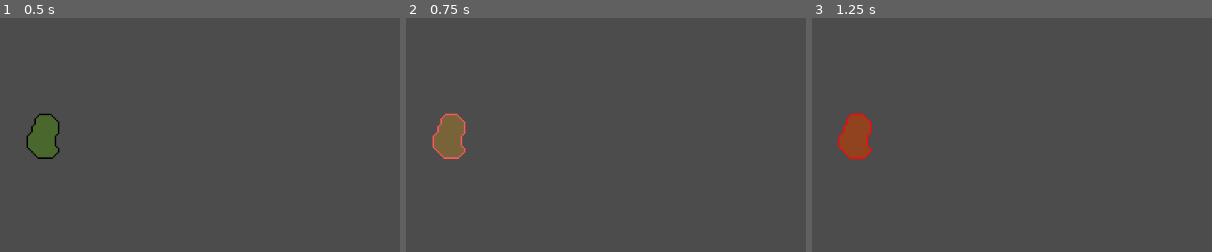
Above: before the commit, frames 1-3 (left to right).
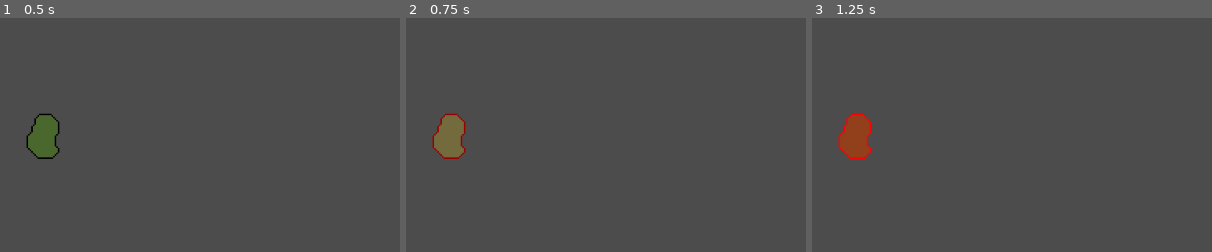
Above: after the commit, the same moments.

Repository: Raelr/StrategyGame
Game: Godot game, scene res://Scenes/World.tscn
Same seed, same stepped clock (60 frames per second), same inputs: the game is played once before the commit and once after it.
Inputs (mouse positions are % of the whole screen's width and height, from its top left):
- Up to frame 1 (0.5 s): no input
- Up to frame 2 (0.75 s): tap Enter at 0.5 s; move the mouse to (5, 48) at 0.52 s; press the mouse at (5, 48) at 0.53 s
- Up to frame 3 (1.25 s): right-click (5, 48) at 0.8 s
The pictures show only the part of the screen within x 0-50%, y 22-72%; the shares and areas given below are measured in that part.

Frame 1 is identical in both runs. In frame 2, 0.3% of the frame differs, in the area x 6-15%, y 40-61%; in frame 3, less than 0.1%.

Commit message:
Added method for changing the border color based on mouse hover. Need to make it stay even when colors are transitioning

Diff:
--- a/Scenes/Region.tscn
+++ b/Scenes/Region.tscn
@@ -20,3 +20,5 @@
 [node name="CollisionPolygon2D" type="CollisionPolygon2D" parent="."]
 visible = false
 polygon = PoolVector2Array( -21.0441, 15.0385, -7.01394, 29.2055, 12.902, 29.1371, 21.1832, 21.0612, 21.0464, 15.2438,  …(216 unchanged characters)…
+[connection signal="mouse_entered" from="." to="." method="_on_Area2D_mouse_entered"]
+[connection signal="mouse_exited" from="." to="." method="_on_Area2D_mouse_exited"]
--- a/Scenes/World.tscn
+++ b/Scenes/World.tscn
@@ -12,5 +12,5 @@
 region_details = ExtResource( 2 )
 region_outline = ExtResource( 3 )
 region_overlay = ExtResource( 4 )
-occupied_color = Color( 1, 0.996078, 0.996078, 0 )
+occupied_color = Color( 0, 0, 0, 0 )
 change_duration = 3.0
--- a/Scripts/Region.gd
+++ b/Scripts/Region.gd
@@ -3,10 +3,12 @@
 export (Texture) var region_details
 export (Texture) var region_outline
 export (Texture) var region_overlay
-export (bool) var ui_update
+export (bool) var editor_update
 export (Color) var occupied_color
 export (float) var change_duration
+var outline_color = Color(0,0,0,1)
 var elapsed = 0.0
+var has_changed = false
 
 func _ready():
 	change_region_sprite()
@@ -14,33 +16,49 @@
 func _input_event(viewport, event, shape_idx):
 	if event is InputEventMouseButton:
 		if event.pressed:
-			ui_update = true
+			has_changed = true
+			elapsed = 0.0
 			if Input.is_action_pressed("lmb"):
 				occupied_color = Color(1, 0, 0, 0.4)
+				outline_color = Color(1, 0, 0, 1)
 			elif Input.is_action_pressed("rmb"):
 				occupied_color = Color(0, 0, 0, 0)
+				outline_color = Color(0, 0, 0, 1)
 
 func _process(delta):
-	if ui_update:
+	if editor_update:
 		if Engine.editor_hint:
 			change_region_sprite()
-			set_occupied(occupied_color)
-		transition_color(delta, occupied_color)
+			set_occupied(occupied_color, Color(occupied_color.r,occupied_color.g,occupied_color.b, 1), delta)
+
+	if has_changed:
+		set_occupied(occupied_color, outline_color, delta)
 
 func change_region_sprite():
 	$Details.texture = region_details
 	$Details/Outline.texture = region_outline
 	$Details/Overlay.texture = region_overlay
 
-func transition_color(delta, color):
+func set_occupied(overlay_color, border_color, delta):
+	transition_color(delta, $Details/Overlay, occupied_color)
+	transition_color(delta, $Details/Outline, border_color)
+
+func transition_color(delta, ui, dest_color):
 	if elapsed < change_duration:
 		elapsed += delta
-		set_occupied($Details/Overlay.modulate.linear_interpolate(color, delta * 5))
+		ui.modulate = ui.modulate.linear_interpolate(dest_color, elapsed / change_duration)
 	elif elapsed >= change_duration:
-		set_occupied(color)
+		ui.modulate = dest_color
 		elapsed = 0.0
-		ui_update = false
+		has_changed = false
 
-func set_occupied(color):
-	$Details/Overlay.modulate = color
-	$Details/Outline.modulate = Color(color.r,color.g,color.b, 1)
+func change_outline(color):
+	outline_color = color
+	elapsed = 0.0
+	has_changed = true
+
+func _on_Area2D_mouse_entered():
+	change_outline(Color(1, 1, 0, 1))
+
+func _on_Area2D_mouse_exited():
+	change_outline(Color(occupied_color.r, occupied_color.g, occupied_color.b, 1))
